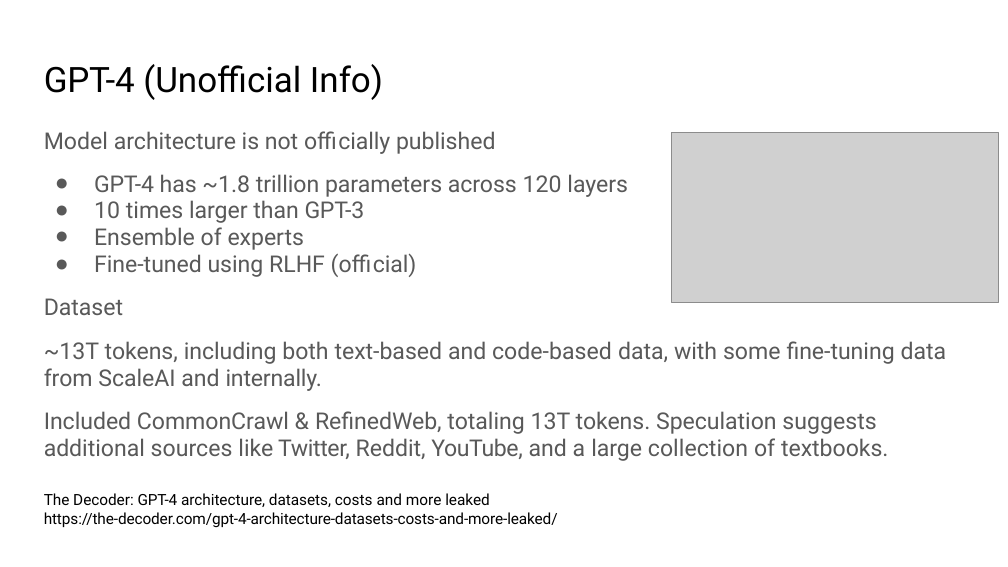
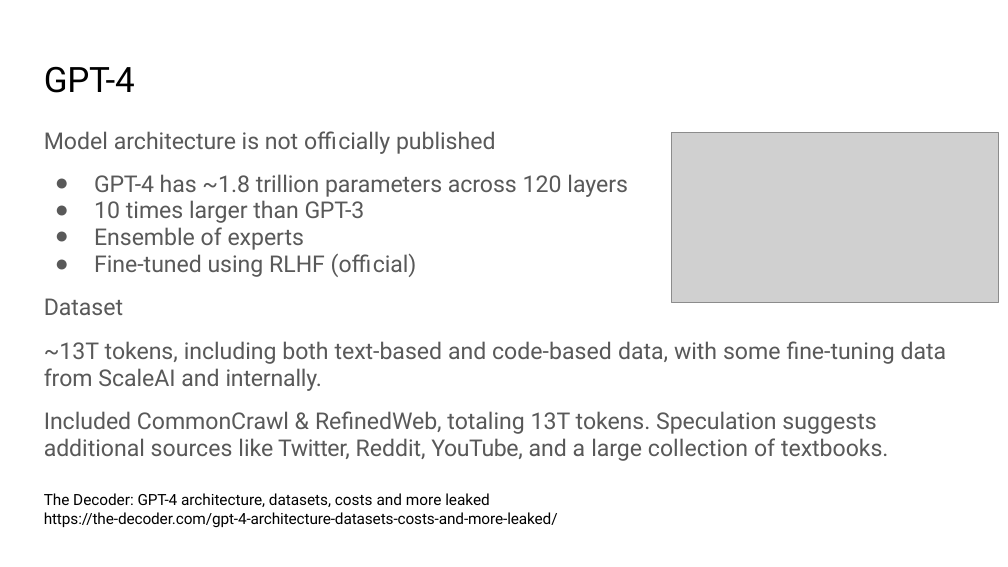
Before and after one commit to tmehtiyev2019/llm-api-tm, a slide deck: slide 5 of Project Presentation-Tural Mehtiyev.pptx (slide 8 before the commit). Drawn at 1008x567 pixels with LibreOffice and Linux fonts; fonts in the diff are those of the drawing; grey boxes stand for pictures; background and template pictures are left out. Boxes give left, top, right and bottom in pixels: in the first picture for what was removed or moved away, otherwise in the second. Text is boxed around its words. In the diff, an @@ line names an element or a change of style, - is before the commit and + after.

Commit message:
Update presentation

```diff
--- a/Project Presentation-Tural Mehtiyev.pptx
+++ b/Project Presentation-Tural Mehtiyev.pptx
@@ title at bbox=[44, 66, 135, 93]: text changed @@
-GPT-4 (Unofficial Info)
+GPT-4
```
Also in this commit, not shown: 3 slides removed.
